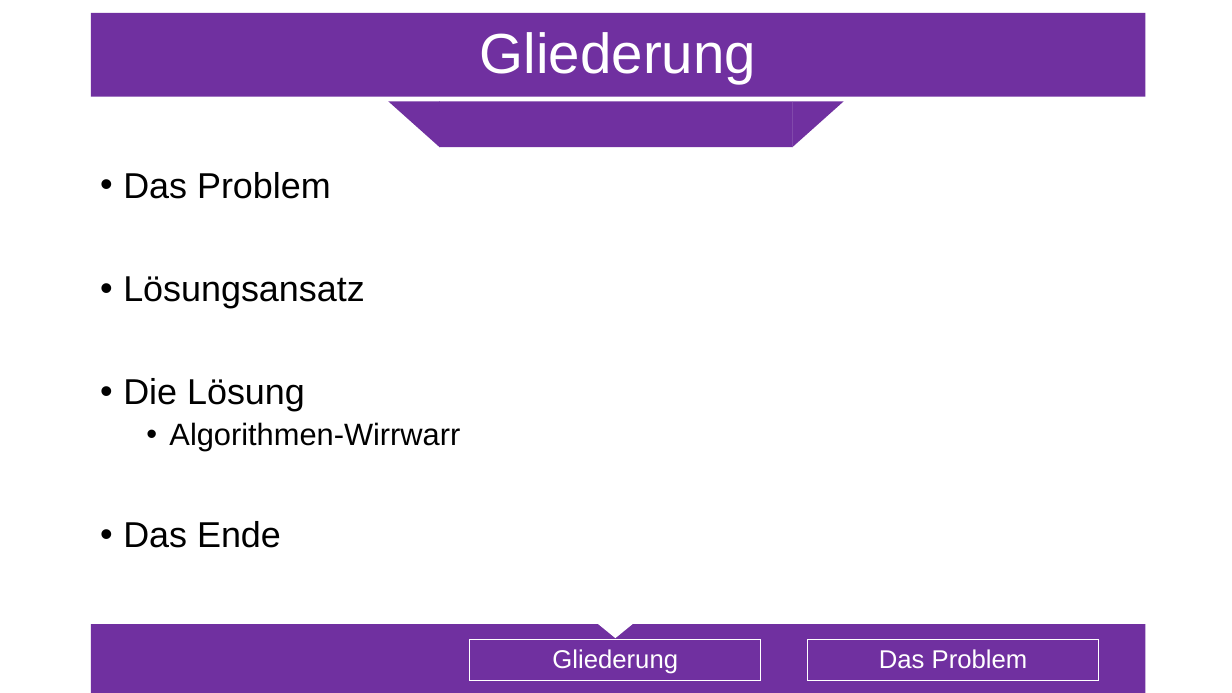
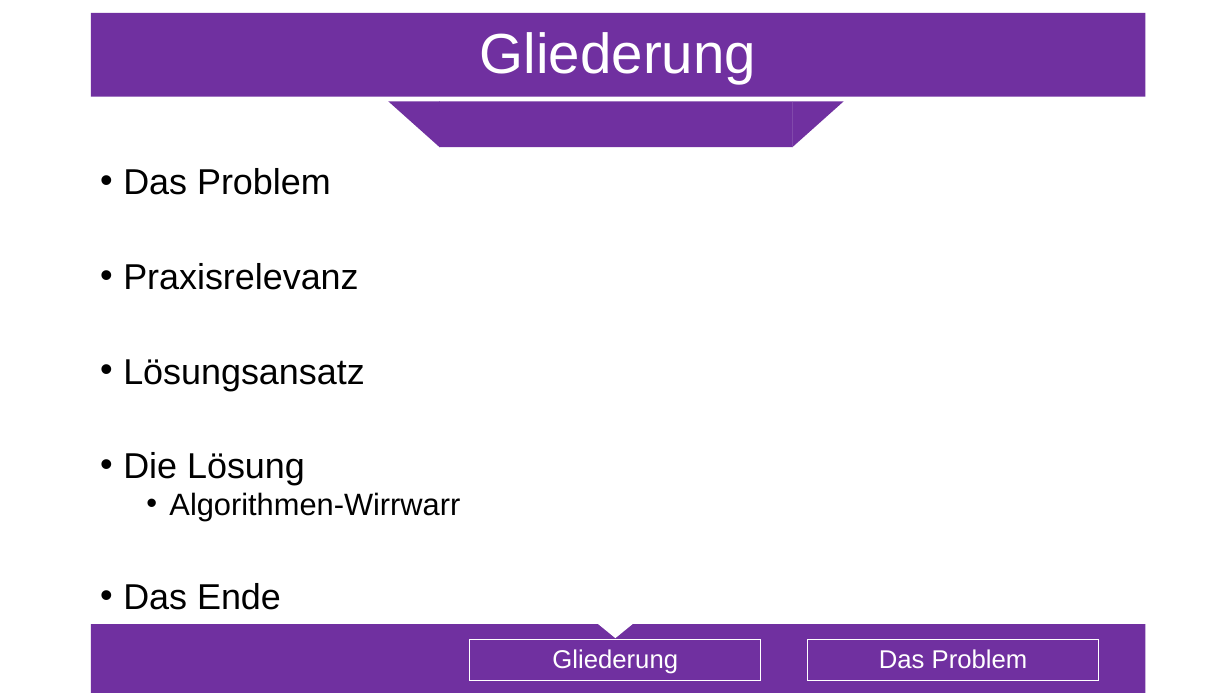
Before and after one commit to Sl0thking/Steinerbaum_Jolitz_Wesseler, a slide deck: slide 2 of Steinerbaum/Steinerbaum_1.pptx. Drawn at 1232x693 pixels with LibreOffice and Linux fonts; fonts in the diff are those of the drawing. Boxes give left, top, right and bottom in pixels: in the first picture for what was removed or moved away, otherwise in the second. Text is boxed around its words. In the diff, an @@ line names an element or a change of style, - is before the commit and + after.

Commit message:
ppt

```diff
--- a/Steinerbaum/Steinerbaum_1.pptx
+++ b/Steinerbaum/Steinerbaum_1.pptx
@@ text at bbox=[123, 168, 460, 610]: line spacing 0.9 to 0.8 @@
@@ text at bbox=[123, 263, 358, 290]: paragraph added @@
+• Praxisrelevanz
```
Also in this commit, not shown: 1 slide added.
